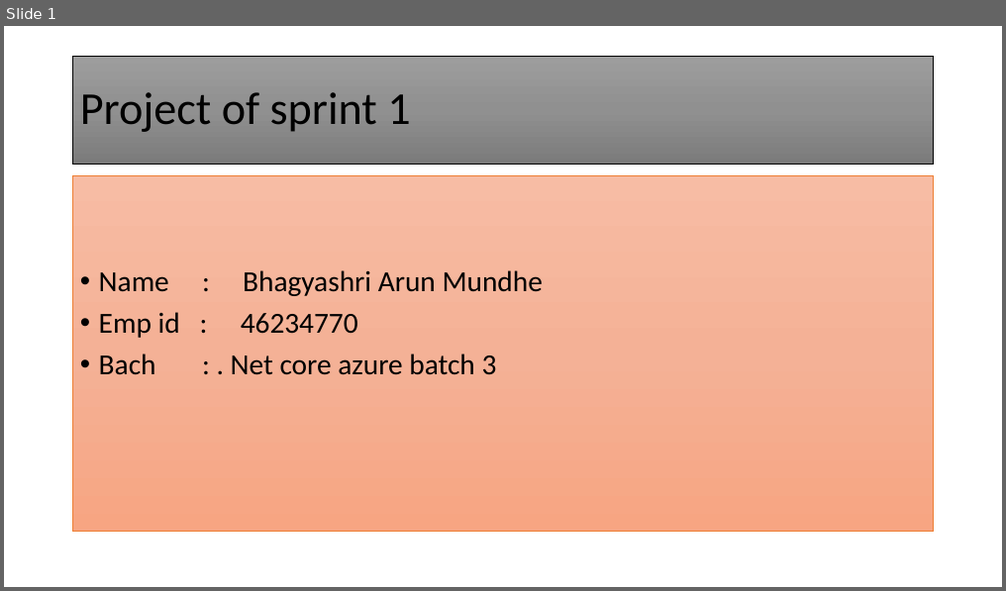
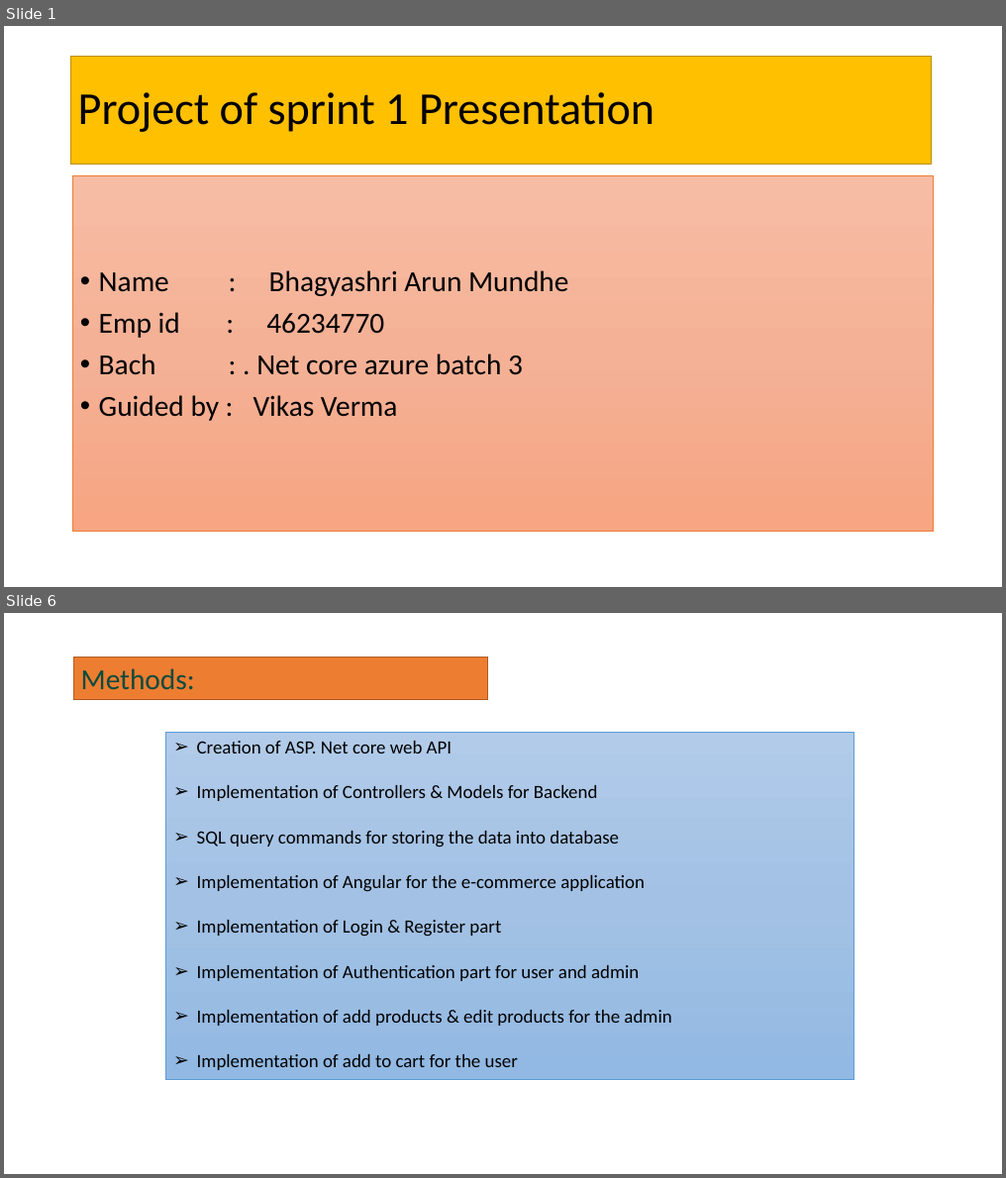
Before and after one commit to bhagyashri010120/project-login, a slide deck: Project of sprint 1.pptx. Shown one above the other, each under a label of ours: slide 1 before the commit, slides 1 and 6 after it; the slides between them are not shown. The pictures are 1006x591 and 1006x1178 pixels, drawn with LibreOffice and Linux fonts; fonts in the diff are those of the drawing. Boxes give left, top, right and bottom in pixels: in the first picture for what was removed or moved away, otherwise in the second. Text is boxed around its words. In the diff, an @@ line names an element or a change of style, - is before the commit and + after.

```diff
--- a/Project of sprint 1.pptx
+++ b/Project of sprint 1.pptx
@@ slide 6 added at [4,613,1002,1174], background #FFFFFF @@
@@ rectangle added at [73,658,488,700], fill #ED7D31, outline #AF5C24 1 pt, 28 pt, text #0A4B3E @@
+Methods:
@@ rectangle added at [165,732,853,1079], fill gradient #B1CBE9 to #A3C1E5 to #93B9E4, outline #5B9BD5 0.5 pt, 18 pt, text #000000 @@
+➢ Creation of ASP. Net core web API
+➢ Implementation of Controllers & Models for Backend
+➢ SQL query commands for storing the data into database
+➢ Implementation of Angular for the e-commerce application
+➢ Implementation of Login & Register part
+➢ Implementation of Authentication part for user and admin
+➢ Implementation of add products & edit products for the admin
+➢ Implementation of add to cart for the user
@@ slide 1 changed as well @@
@@ title "Project of sprint 1 Presentation" at [70,56,932,165]: fill gradient #9D9D9D to #909090 to #7C7C7C to #FFC000; outline #000000 0.5 pt to #BD8E00 1 pt @@
@@ title at [78,92,654,132]: text changed @@
-Project of sprint 1
+Project of sprint 1 Presentation
@@ text at [99,395,398,421]: paragraph added @@
+• Guided by : Vikas Verma
```
Also in this commit, not shown: 2 other slides changed, 6 other slides added, 2 slides removed.
